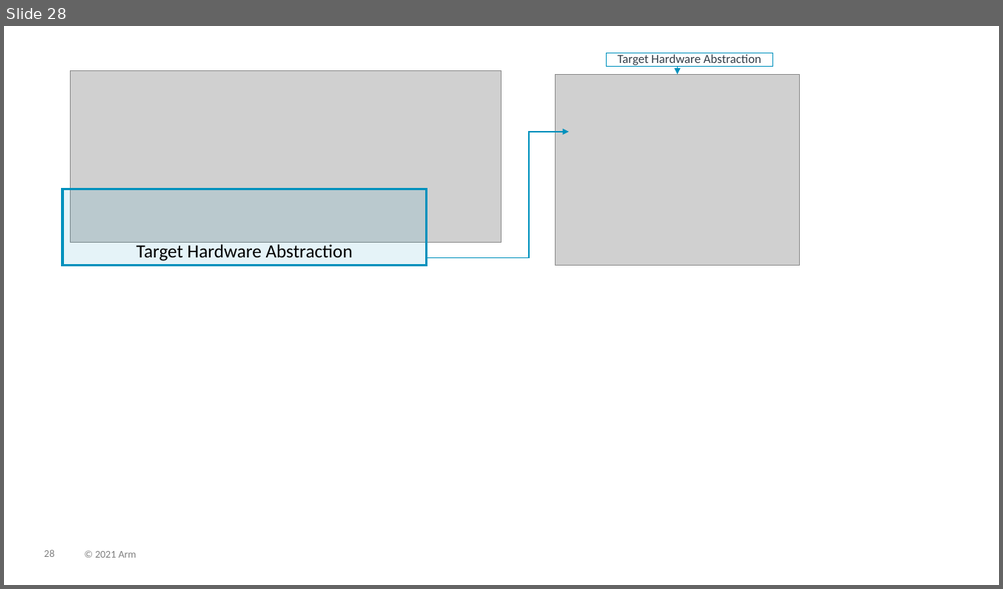
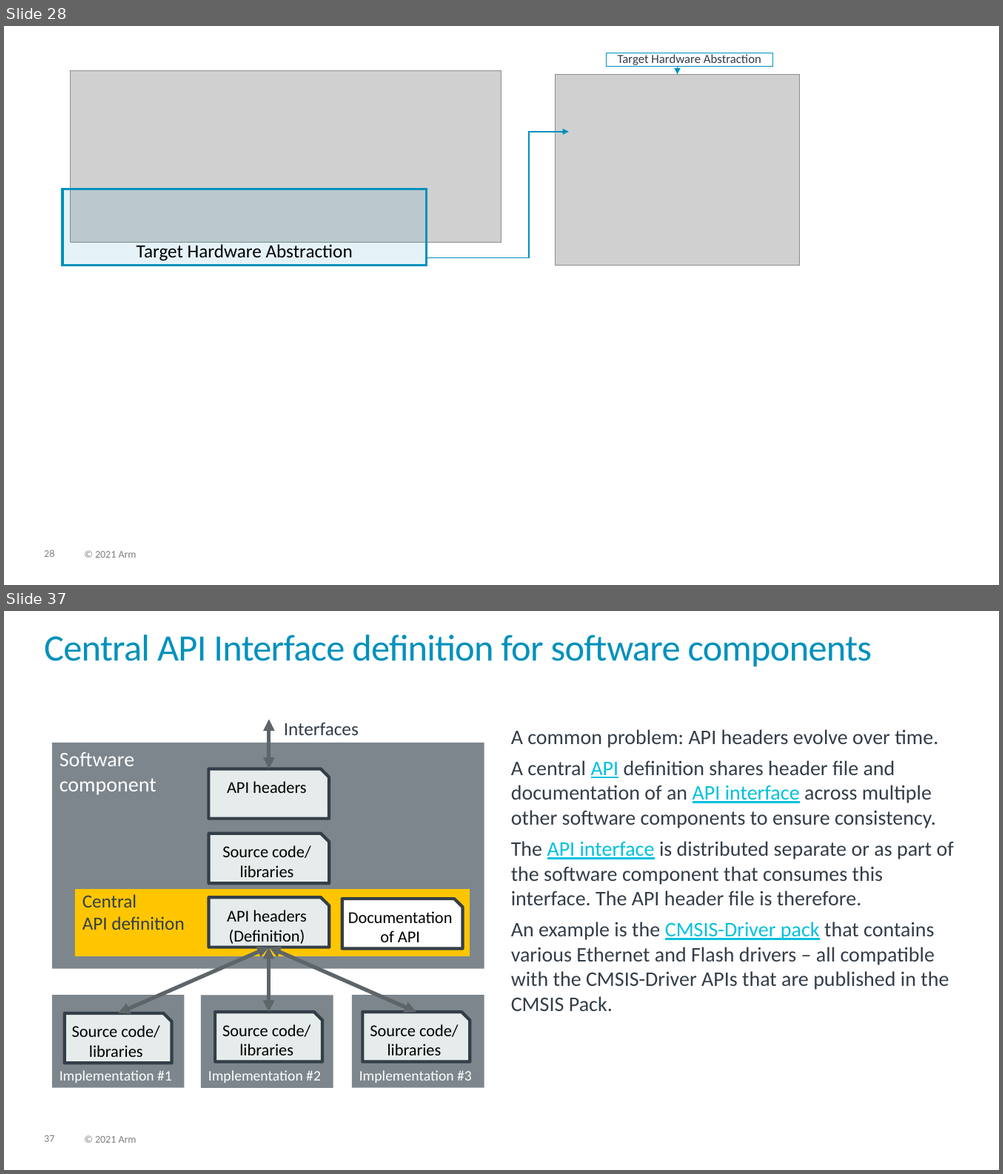
Before and after one commit to Open-CMSIS-Pack/cmsis-toolbox, a slide deck: docs/images/overview.pptx. Shown one above the other, each under a label of ours: slide 28 before the commit, slides 28 and 37 after it; the slides between them are not shown. The pictures are 1003x589 and 1003x1174 pixels, drawn with LibreOffice and Linux fonts; fonts in the diff are those of the drawing; grey boxes stand for pictures. Boxes give left, top, right and bottom in pixels: in the first picture for what was removed or moved away, otherwise in the second. Text is boxed around its words. In the diff, an @@ line names an element or a change of style, - is before the commit and + after.

```diff
--- a/docs/images/overview.pptx
+++ b/docs/images/overview.pptx
@@ slide 37 added at [4,611,999,1170], background #FFFFFF; not listed: 2 template elements that a slide beside it also shows @@
@@ title added at [44,635,871,667], 36 pt, text #0091BD @@
+Central API Interface definition for software components
@@ double arrow added from (269, 769) to (269, 719), #5D6569 3.75 pt @@
@@ rectangle added at [52,743,484,969], fill #7D868C, 20 pt, text #FFFFFF @@
+Software
+component
@@ text added at [284,722,358,735], 18 pt, text #333E48 @@
+Interfaces
@@ text added at [511,729,953,1011], 20 pt, text #333E48 @@
+A common problem: API headers evolve over time.
+A central API definition shares header file and documentation of an API interface across multiple other software components to ensure consistency.
+The API interface is distributed separate or as part of the software component that consumes this interface. The API header file is therefore.
+An example is the CMSIS-Driver pack that contains various Ethernet and Flash drivers – all compatible with the CMSIS-Driver APIs that are published in the CMSIS Pack.
@@ snip rect added at [208,769,329,819], fill #E5ECEB, outline #333E48 3 pt, 16 pt, text #000000 @@
+API headers
@@ snip rect added at [208,833,329,883], fill #E5ECEB, outline #333E48 3 pt, 16 pt, text #000000 @@
+Source code/
+libraries
@@ rectangle added at [75,889,469,957], fill #FFC600, 18 pt, text #333E48 @@
+Central
+API definition
@@ snip rect added at [208,897,329,948], fill #E5ECEB, outline #333E48 3 pt, 16 pt, text #000000 @@
+API headers
+(Definition)
@@ snip rect added at [342,899,462,949], fill #FFFFFF, outline #333E48 3 pt, 16 pt, text #000000 @@
+Documentation
+of API
@@ double arrow added from (118, 1014) to (269, 948), #5D6569 3.75 pt @@
@@ double arrow added from (416, 1012) to (269, 948), #5D6569 3.75 pt @@
@@ double arrow added from (269, 1012) to (269, 948), #5D6569 3.75 pt @@
@@ rectangle added at [52,995,184,1088], fill #7D868C, 14 pt, text #FFFFFF @@
+Implementation #1
@@ rectangle added at [201,995,333,1088], fill #7D868C, 14 pt, text #FFFFFF @@
+Implementation #2
@@ rectangle added at [352,995,484,1088], fill #7D868C, 14 pt, text #FFFFFF @@
+Implementation #3
@@ snip rect added at [65,1014,172,1064], fill #E5ECEB, outline #333E48 3 pt, 16 pt, text #000000 @@
+Source code/
+libraries
@@ snip rect added at [215,1012,323,1062], fill #E5ECEB, outline #333E48 3 pt, 16 pt, text #000000 @@
+Source code/
+libraries
@@ snip rect added at [363,1012,470,1062], fill #E5ECEB, outline #333E48 3 pt, 16 pt, text #000000 @@
+Source code/
+libraries
```
Also in this commit, not shown: 12 other slides added, 5 other files.
